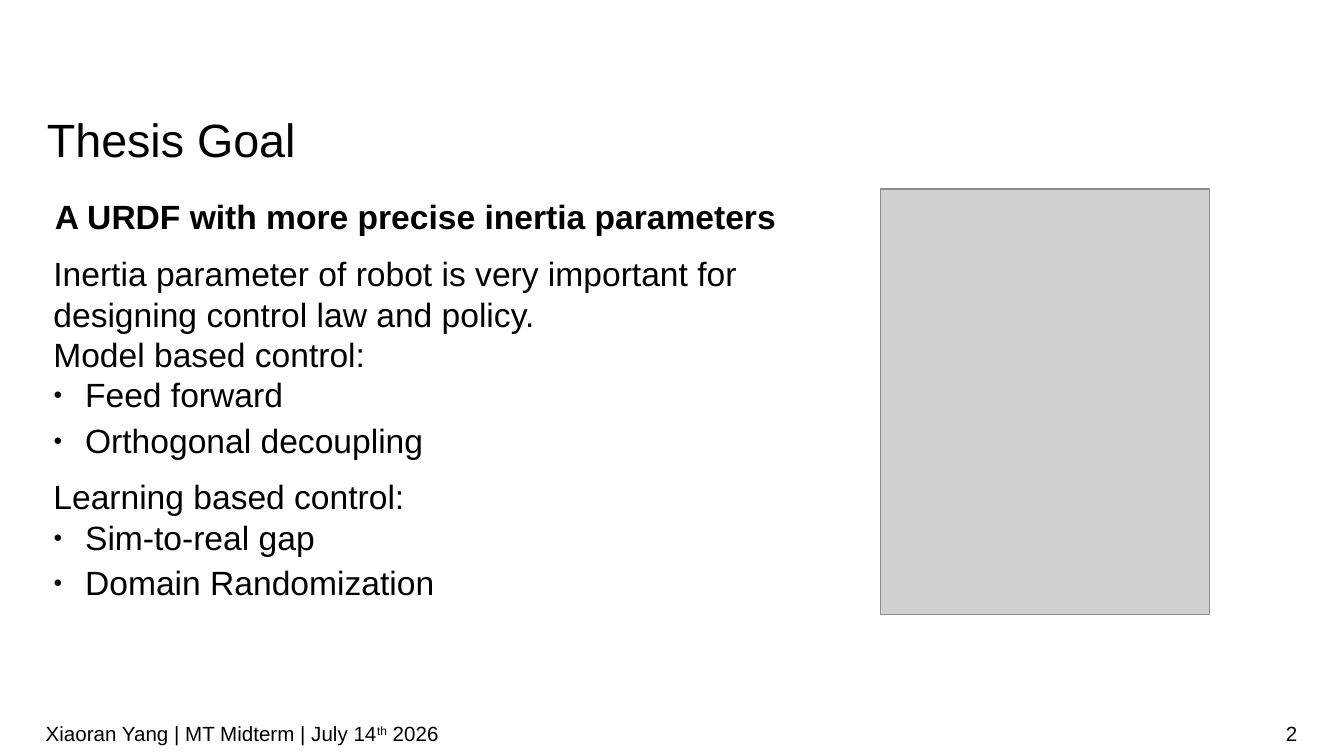
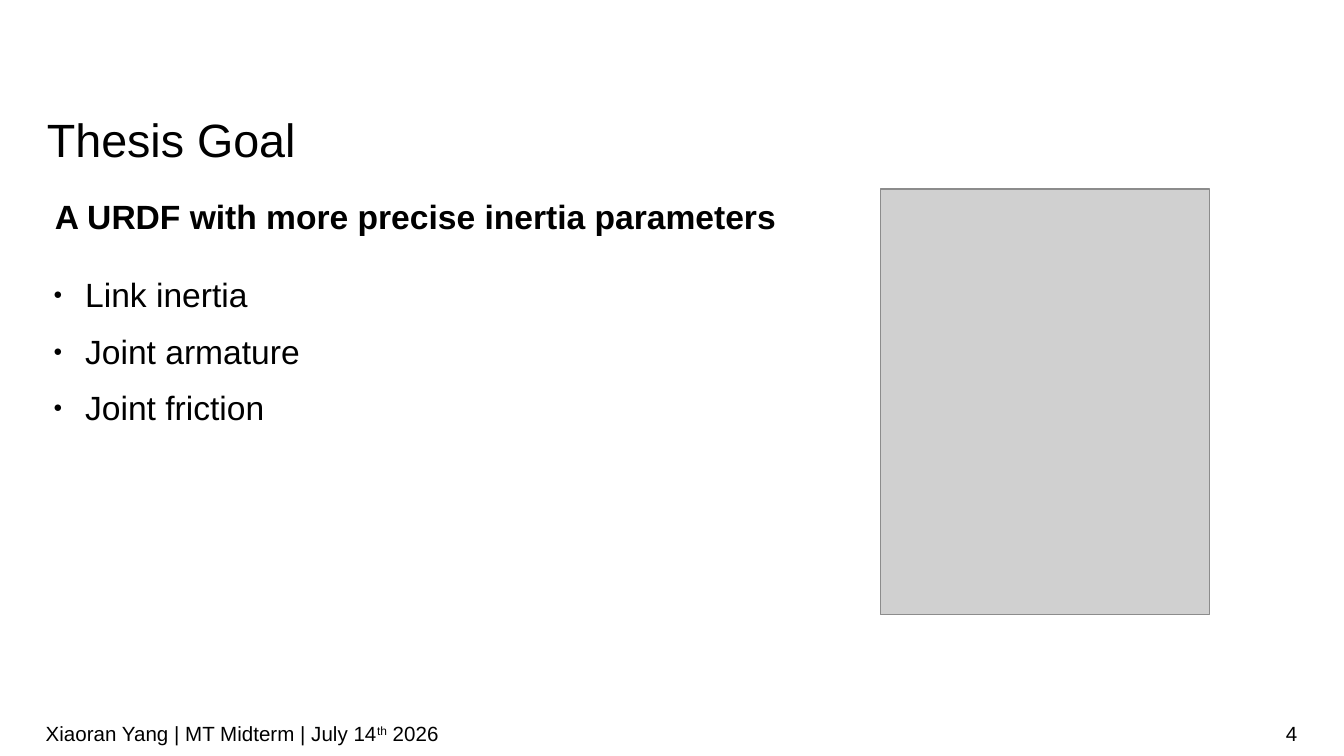
Before and after one commit to IDoccupled/identification, a slide deck: slide 4 of presentation/Midterm.odp (slide 2 before the commit). Drawn at 1344x756 pixels with LibreOffice and Linux fonts; fonts in the diff are those of the drawing; grey boxes stand for pictures; background and template pictures are left out. Boxes give left, top, right and bottom in pixels: in the first picture for what was removed or moved away, otherwise in the second. Text is boxed around its words. In the diff, an @@ line names an element or a change of style, - is before the commit and + after.

```diff
--- a/presentation/Midterm.odp
+++ b/presentation/Midterm.odp
@@ text removed at box(53, 261, 736, 596) @@
-Inertia parameter of robot is very important for designing control law and policy.
-Model based control:
-● Feed forward
-● Orthogonal decoupling
-Learning based control:
-● Sim-to-real gap
-● Domain Randomization
@@ text added at box(85, 282, 299, 421), 18 pt, text #000000 @@
+● Link inertia
+● Joint armature
+● Joint friction
@@ page number at box(1286, 727, 1297, 741): text changed @@
-2
+4
```
Also in this commit, not shown: 8 other slides changed, 2 slides added, 1 other file.
